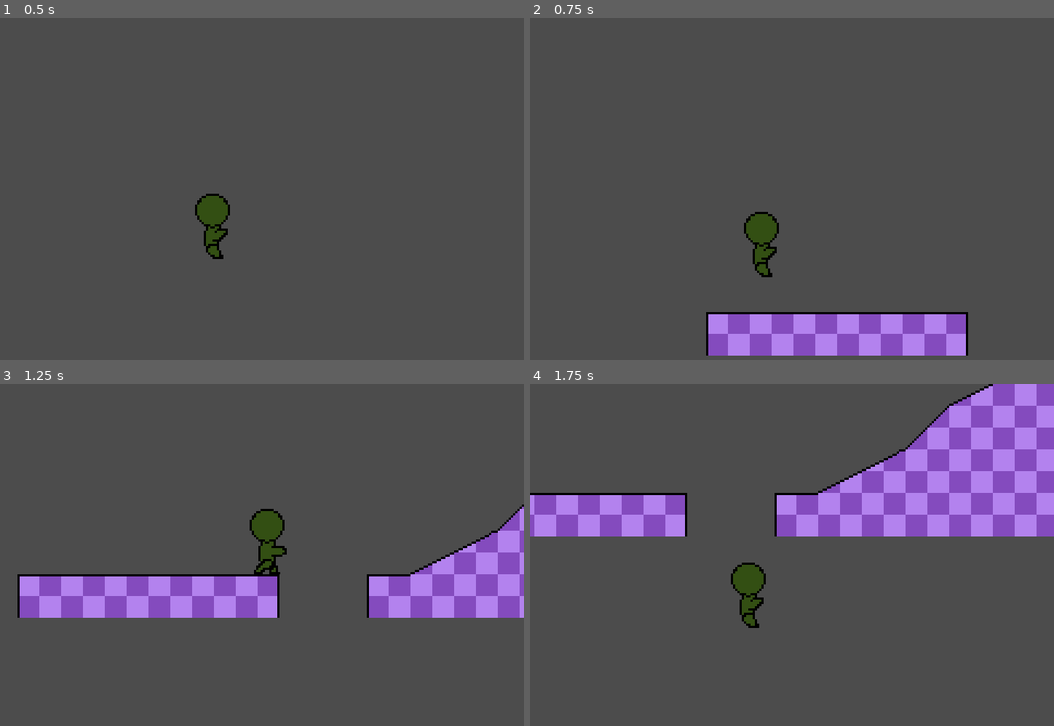
Above: before the commit, frames 1-4 (two rows, left to right).
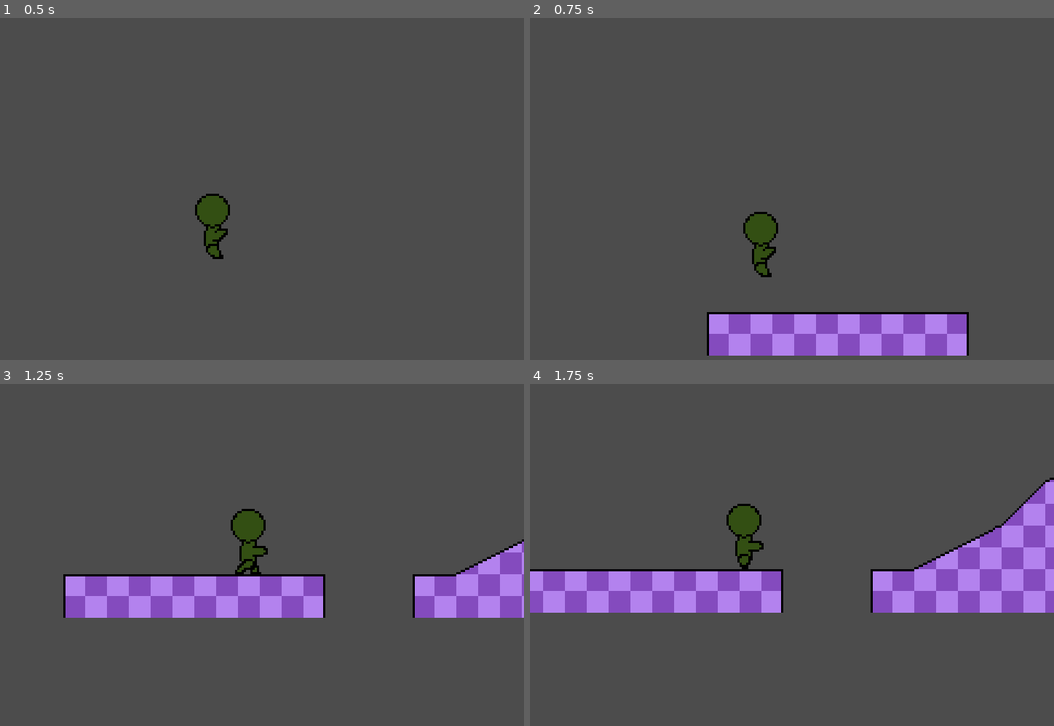
Above: after the commit, the same moments.

Repository: kurantoB/KinematicallyReinterpretedImplementationNeedingGodotEngine
Game: Godot game, scene res://Scenes/SandboxScene.tscn
The game is run twice, just before and just after one commit, with the same random seed, the same clock (stepped at 60 frames per second) and the same inputs.
Inputs:
- Up to frame 1 (0.5 s): no input
- Up to frame 2 (0.75 s): tap Enter (gba_start) at 0.5 s; hold Right (ui_right) from 0.53 s (still down); tap Z (gba_a) at 0.6 s
- Up to frame 3 (1.25 s): keep holding Right (ui_right)
- Up to frame 4 (1.75 s): release Right (ui_right) at 1.28 s; hold Down (ui_down) from 1.28 s (still down); tap X (gba_b) at 1.35 s

Frame 1 is identical in both runs. In frame 2, 0.4% of the frame differs, in the area x 33-84%, y 56-99%; in frame 3, 7.1%; in frame 4, 33%, in the area x 0-100%, y 0-72%.

Commit message:
reset player move speed

Diff:
--- a/Scripts/Constants.gd
+++ b/Scripts/Constants.gd
@@ -129,7 +129,7 @@
 }
 
 const UNIT_TYPE_MOVE_SPEEDS = {
-	UnitType.PLAYER: 9
+	UnitType.PLAYER: 6
 }
 
 const UNIT_TYPE_JUMP_SPEEDS = {
